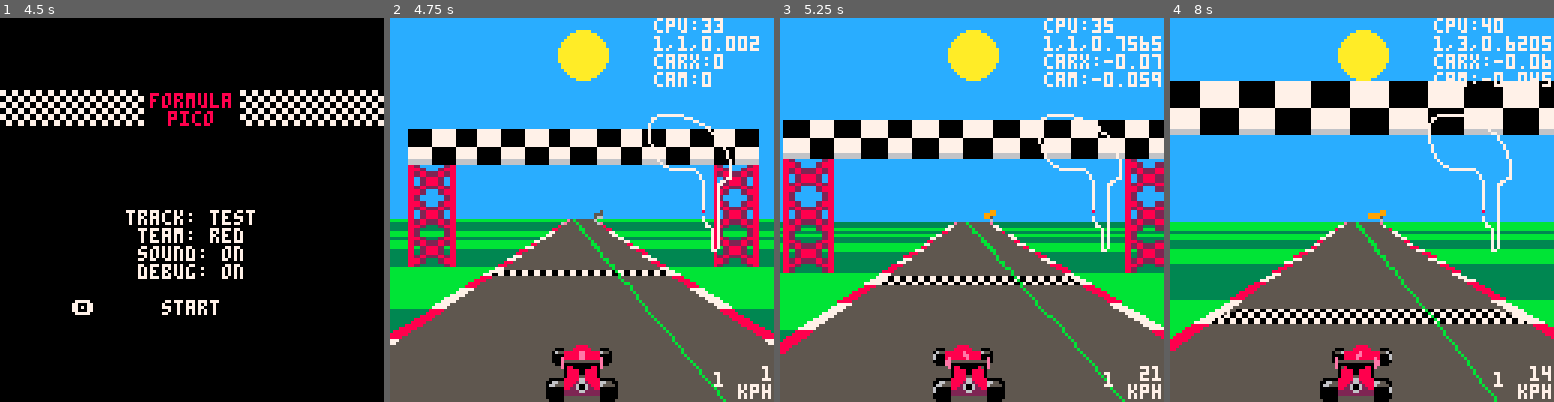
Above: before the commit, frames 1-4 (left to right).
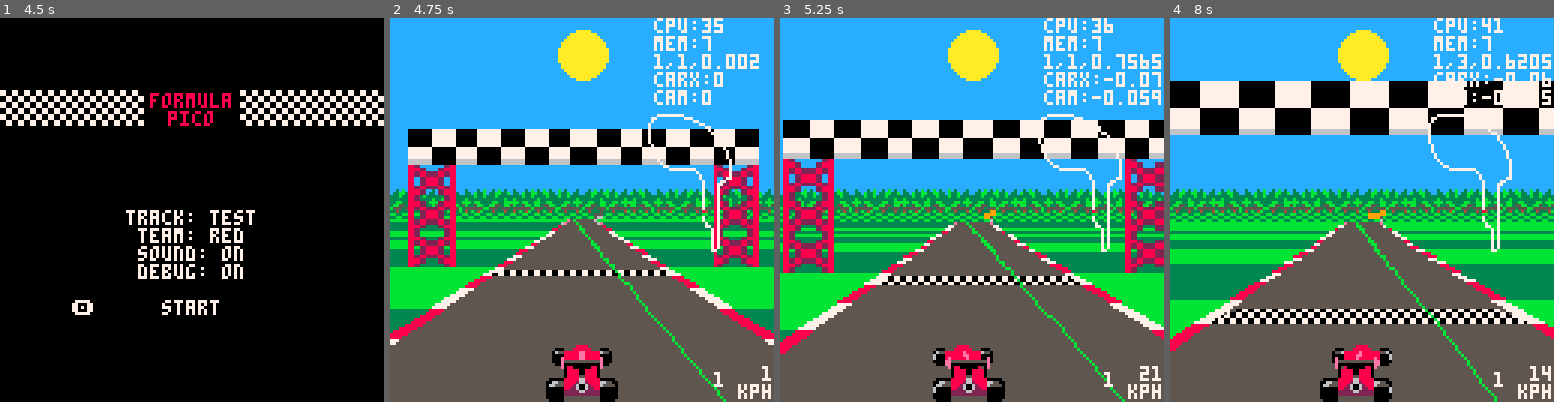
Above: after the commit, the same moments.

Repository: Joeltronics/formula_pico
Game: PICO-8 cartridge formula_pico.p8
Two runs of this game, one before a commit and one after it. Both use one fixed random seed, a clock stepped at 60 frames per second and the inputs below.
Inputs:
- Up to frame 1 (4.5 s): tap X (X key) at 0.33, 1.07, 1.85, 2.97, 4.08 s; tap O (Z key) at 0.7, 1.7, 2.1, 2.5, 2.9, 3.3, 3.7, 4.1 s; hold Right 1.6-2.1 s; hold Up 2.15-2.42 s; hold Right 2.47-3.03 s; hold Left 3.08-3.58 s; hold Down 3.63-3.97 s; hold Right from 4.02 s (still down)
- Up to frame 2 (4.75 s): tap O (Z key) at 4.5 s; release Right at 4.68 s; hold Up from 4.73 s (still down)
- Up to frame 3 (5.25 s): tap O (Z key) at 4.9 s; release Up at 5.03 s; hold Left from 5.08 s (still down); tap X (X key) at 5.2 s
- Up to frame 4 (8 s): tap O (Z key) every 0.4 s from 5.3 to 7.7 s; release Left at 5.68 s; hold Down 5.73-6.03 s; hold Right 6.08-6.58 s; tap X (X key) at 6.32, 7.43 s; hold Right 6.63-7.13 s; hold Up 7.18-7.45 s; hold Right from 7.5 s (still down)

Frame 1 is identical in both runs. In frame 2, 7.4% of the frame differs, in the area x 0-100%, y 0-53%; in frame 3, 8.3%; in frame 4, 9.2%, in the area x 0-100%, y 0-54%.

Commit message:
Draw horizon

Diff:
--- a/drawing.lua
+++ b/drawing.lua
@@ -11,12 +11,12 @@
 	7 white
 	8 red
 	9 orange
-	10 yellow
-	11 green
-	12 blue
-	13 indigo
-	14 pink
-	15 peach
+	10/0xA yellow
+	11/0xB green
+	12/0xC blue
+	13/0xD indigo
+	14/0xE pink
+	15/0xF peach
 ]]
 
 function filltrapz(cx1, y1, w1, cx2, y2, w2, col)
@@ -334,10 +334,35 @@
 	clip()
 
 	-- TODO: use the map for this, don't redraw every frame
-
-	rectfill(0, 0, 128, 128, 12)
+	-- TODO: draw some hills
+
+	local section = road[curr_section_idx]
+	local horizon = 64 + 32*(section.pitch + section.dpitch*(curr_segment_idx - 1))
+
+	-- Sky
+	rectfill(0, 0, 128, horizon - 1, 12)
+
+	-- Horizon
+	fillp(0b0011110000111100)
+	rectfill(0, horizon, 128, 128, 0xB3)
+	fillp()
+
+	-- Sun
+	local sun_x = (heading * 512 + 192) % 512 - 256
 	if sun_x >= -64 and sun_x <= 192 then
-		circfill(sun_x, 12, 8, 10)
+		circfill(sun_x, horizon - 52, 8, 10)
+	end
+
+	-- Trees
+	local tree_y = horizon - 7
+	for off = -64,128,64 do
+		local tree_x = sun_x % 64 + off
+		spr(112, tree_x, tree_y, 2, 1)
+		spr(112, tree_x + 16, tree_y, 1, 1, true)
+		spr(113, tree_x + 24, tree_y, 1, 1, true)
+		spr(112, tree_x + 32, tree_y)
+		spr(112, tree_x + 40, tree_y, 2, 1, true)
+		spr(113, tree_x + 56, tree_y)
 	end
 end
 
@@ -421,10 +446,12 @@
 
 function draw_debug_overlay()
 	local section = road[curr_section_idx]
+	local cpu = round(stat(1) * 100)
+	local mem = round(stat(0) * 100 / 2048)
 
 	cursor(88, 0, 7)
-	local cpu = round(stat(1) * 100)
 	print("cpu:" .. cpu)
+	print("mem:" .. mem)
 	print(curr_section_idx .. "," .. curr_segment_idx .. ',' .. curr_subseg)
 	print('carx:' .. car_x)
 
@@ -433,4 +460,7 @@
 	else
 		print('cam:' .. cam_x)
 	end
-end
+
+	-- local pitch = (section.pitch + section.dpitch*(curr_segment_idx - 1))
+	-- print('pi:' .. pitch)
+end
--- a/formula_pico.p8
+++ b/formula_pico.p8
@@ -101,14 +101,14 @@
 0000000000000000000000000000000000000000000000000000000000000000bbbbbbbbbbbbbbbbbbbbbbbbbbbbbbbb82822828bbbbbbbbbbbbbbbbbbbbbbbb
 0000000000000000000000000000000000000000000000000000000000000000bbbbbbbbbbbbbbbbbbbbbbbbbbbbbbbb882bb288bbbbbbbbbbbbbbbbbbbbbbbb
 0000000000000000000000000000000000000000000000000000000000000000bbbbbbbbbbbbbbbbbbbbbbbbbbbbbbbb82bbbb28bbbbbbbbbbbbbbbbbbbbbbbb
-0000000000000000000000000000000000000000000000000000000000000000bbbbbbbbbbbbbbbbbbbbbbbbbbbbbbbb82bbbb28bbbbbbbbbbbbbbbbbbbbbbbb
-0000000000000000000000000000000000000000000000000000000000000000bbbbbbbbbbbbbbbbbbbbbbbbbbbbbbbb882bb288bbbbbbbbbbbbbbbbbbbbbbbb
-0000000000000000000000000000000000000000000000000000000000000000bbbbbbbbbbbbbbbbbbbbbbbbbbbbbbbb82822828bbbbbbbbbbbbbbbbbbbbbbbb
-0000000000000000000000000000000000000000000000000000000000000000bbbbbbbbbbbbbbbbbbbbbbbbbbbbbbbb8b2882b8bbbbbbbbbbbbbbbbbbbbbbbb
-0000000000000000000000000000000000000000000000000000000000000000bbbbbbbbbbbbbbbbbbbbbbbbbbbbbbbb8b2882b8bbbbbbbbbbbbbbbbbbbbbbbb
-0000000000000000000000000000000000000000000000000000000000000000bbbbbbbbbbbbbbbbbbbbbbbbbbbbbbbb82822828bbbbbbbbbbbbbbbbbbbbbbbb
-0000000000000000000000000000000000000000000000000000000000000000bbbbbbbbbbbbbbbbbbbbbbbbbbbbbbbb882bb288bbbbbbbbbbbbbbbbbbbbbbbb
-0000000000000000000000000000000000000000000000000000000000000000bbbbbbbbbbbbbbbbbbbbbbbbbbbbbbbb82bbbb28bbbbbbbbbbbbbbbbbbbbbbbb
+0030b030b0300030000000000000000000000000000000000000000000000000bbbbbbbbbbbbbbbbbbbbbbbbbbbbbbbb82bbbb28bbbbbbbbbbbbbbbbbbbbbbbb
+033bb33bb33b0330000000000000000000000000000000000000000000000000bbbbbbbbbbbbbbbbbbbbbbbbbbbbbbbb882bb288bbbbbbbbbbbbbbbbbbbbbbbb
+333b3333b33b3333000000000000000000000000000000000000000000000000bbbbbbbbbbbbbbbbbbbbbbbbbbbbbbbb82822828bbbbbbbbbbbbbbbbbbbbbbbb
+333333b3333333b3000000000000000000000000000000000000000000000000bbbbbbbbbbbbbbbbbbbbbbbbbbbbbbbb8b2882b8bbbbbbbbbbbbbbbbbbbbbbbb
+33bb33bb33bb3bbb000000000000000000000000000000000000000000000000bbbbbbbbbbbbbbbbbbbbbbbbbbbbbbbb8b2882b8bbbbbbbbbbbbbbbbbbbbbbbb
+3bb553bb3bb533b5000000000000000000000000000000000000000000000000bbbbbbbbbbbbbbbbbbbbbbbbbbbbbbbb82822828bbbbbbbbbbbbbbbbbbbbbbbb
+b5553555b5555553000000000000000000000000000000000000000000000000bbbbbbbbbbbbbbbbbbbbbbbbbbbbbbbb882bb288bbbbbbbbbbbbbbbbbbbbbbbb
+0343034330430340000000000000000000000000000000000000000000000000bbbbbbbbbbbbbbbbbbbbbbbbbbbbbbbb82bbbb28bbbbbbbbbbbbbbbbbbbbbbbb
 
 
 
--- a/game_logic.lua
+++ b/game_logic.lua
@@ -158,6 +158,8 @@
 			if (key == '-') cam_dz = max(cam_dz - 0.25, 0.25)
 			if (key == '=') cam_dz += 0.25
 			if (key == '`') curr_speed += 0.25  -- turbo
+			if (key == '<') heading -= 1/256
+			if (key == '>') heading += 1/256
 		end
 	end
 
@@ -283,6 +285,4 @@
 	heading %= 1.0
 	-- HACK: Angle has slight error due to fixed-point precision, so reset when we complete the lap
 	if (curr_section_idx == 1 and curr_segment_idx == 1) heading = start_heading
-
-	sun_x = (heading * 512 + 192) % 512 - 256
-end
+end
--- a/globals.lua
+++ b/globals.lua
@@ -80,7 +80,6 @@
 curr_section_idx, curr_segment_idx, curr_segment_total, curr_subseg = 1, 1, 1, 0
 car_x, cam_x = 0, 0
 heading = start_heading
-sun_x = 64
 curr_speed = 0
 gear = 1
 rpm = 0
